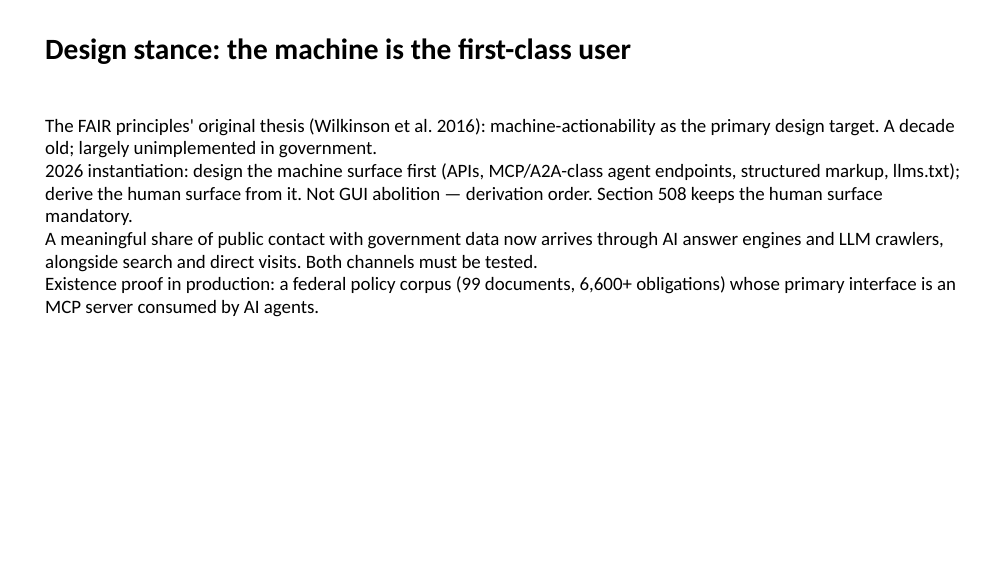
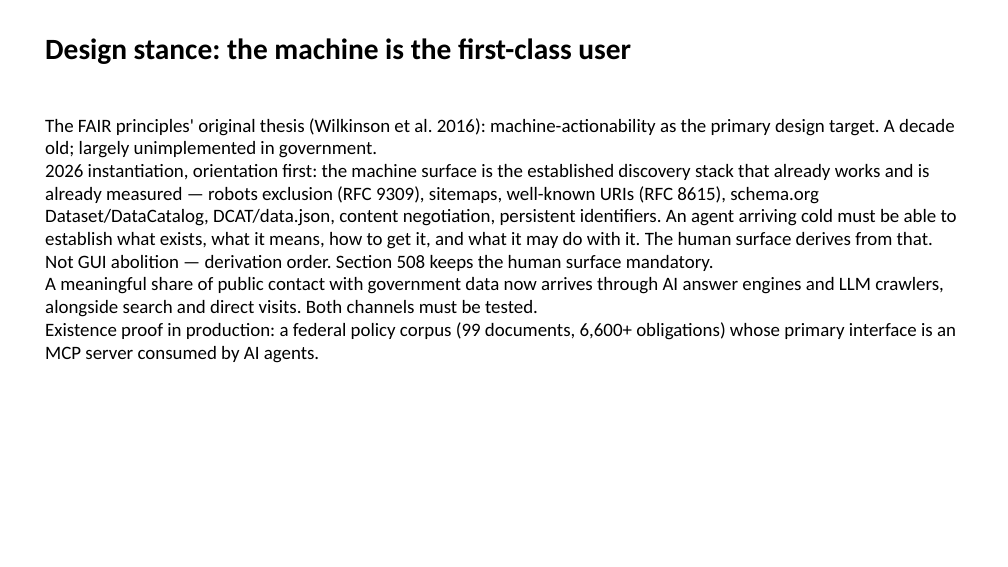
Before and after one commit to brockwebb/ai-readiness-kg, a slide deck: slide 5 of docs/crosswalk/framework_deck_2026-09-01.pptx. Drawn at 1008x567 pixels with LibreOffice and Linux fonts; fonts in the diff are those of the drawing. Boxes give left, top, right and bottom in pixels: in the first picture for what was removed or moved away, otherwise in the second. Text is boxed around its words. In the diff, an @@ line names an element or a change of style, - is before the commit and + after.

```diff
--- a/docs/crosswalk/framework_deck_2026-09-01.pptx
+++ b/docs/crosswalk/framework_deck_2026-09-01.pptx
@@ text at [45, 164, 957, 271]: text changed @@
-2026 instantiation: design the machine surface first (APIs, MCP/A2A-class agent endpoints, structured markup, llms.txt); derive the human surface from it. Not GUI abolition — derivation order. Section 508 keeps the human surface mandatory.
+2026 instantiation, orientation first: the machine surface is the established discovery stack that already works and is already measured — robots exclusion (RFC 9309), sitemaps, well-known URIs (RFC 8615), schema.org Dataset/DataCatalog, DCAT/data.json, content negotiation, persistent identifiers. An agent arriving cold must be able to establish what exists, what it means, how to get it, and what it may do with it. The human surface derives from that. Not GUI abolition — derivation order. Section 508 keeps the human surface mandatory.
```
Also in this commit, not shown: 4 other slides changed, 25 other files.
